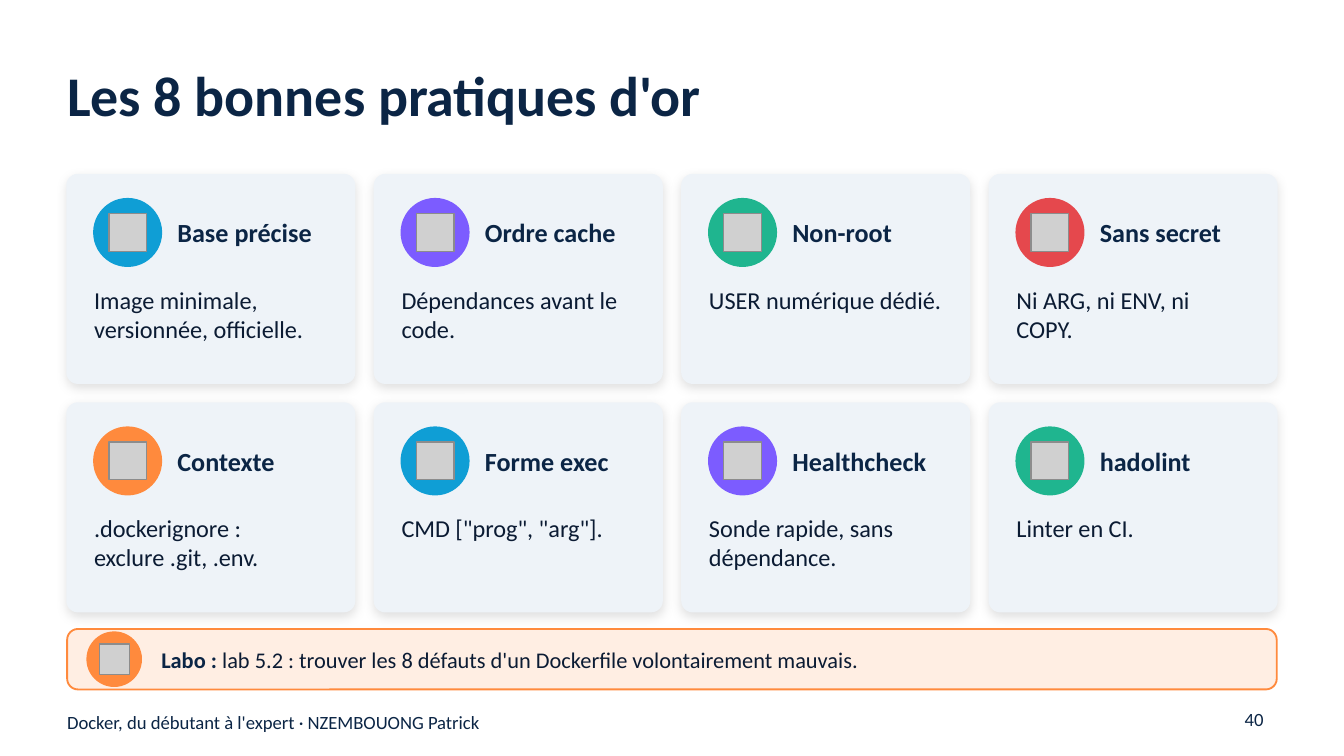
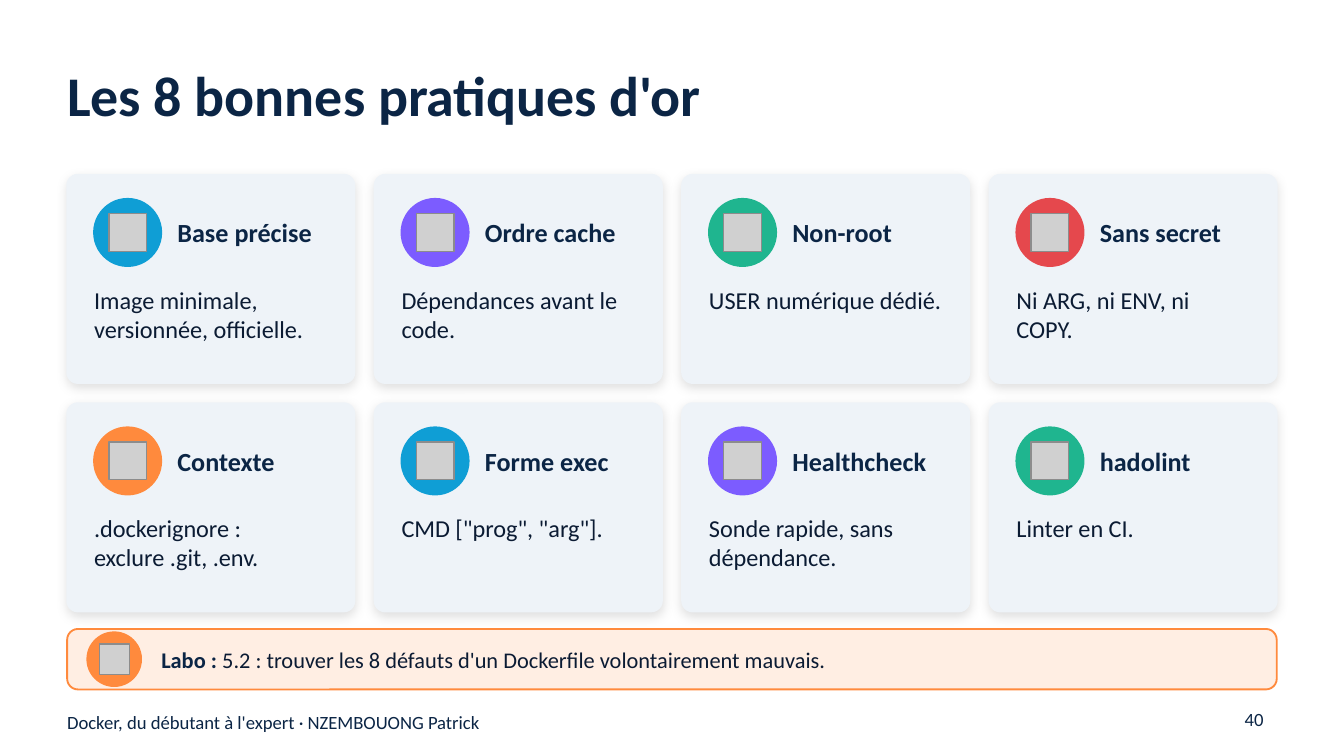
Before and after one commit to nzembouong18/Docker, a slide deck: slide 40 of support-de-cours/Docker-du-debutant-a-l-expert.pptx. Drawn at 1344x756 pixels with LibreOffice and Linux fonts; fonts in the diff are those of the drawing; grey boxes stand for pictures. Boxes give left, top, right and bottom in pixels: in the first picture for what was removed or moved away, otherwise in the second. Text is boxed around its words. In the diff, an @@ line names an element or a change of style, - is before the commit and + after.

```diff
--- a/support-de-cours/Docker-du-debutant-a-l-expert.pptx
+++ b/support-de-cours/Docker-du-debutant-a-l-expert.pptx
@@ text at box(161, 652, 825, 668): text changed @@
-Labo : lab 5.2 : trouver les 8 défauts d'un Dockerfile volontairement mauvais.
+Labo : 5.2 : trouver les 8 défauts d'un Dockerfile volontairement mauvais.
```
Also in this commit, not shown: 15 other slides changed, 5 other files.
